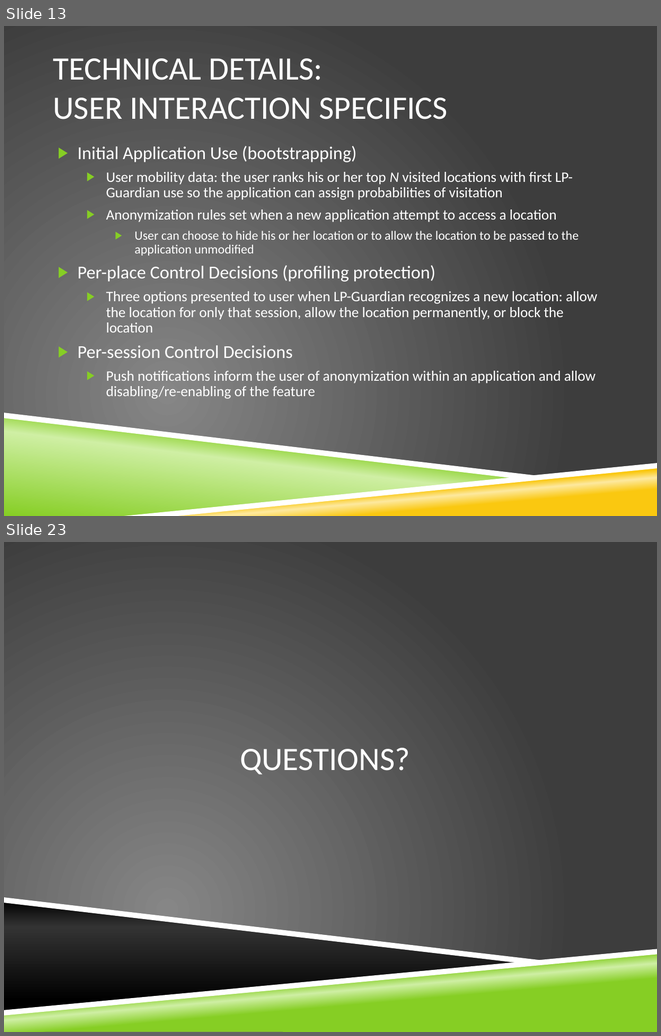
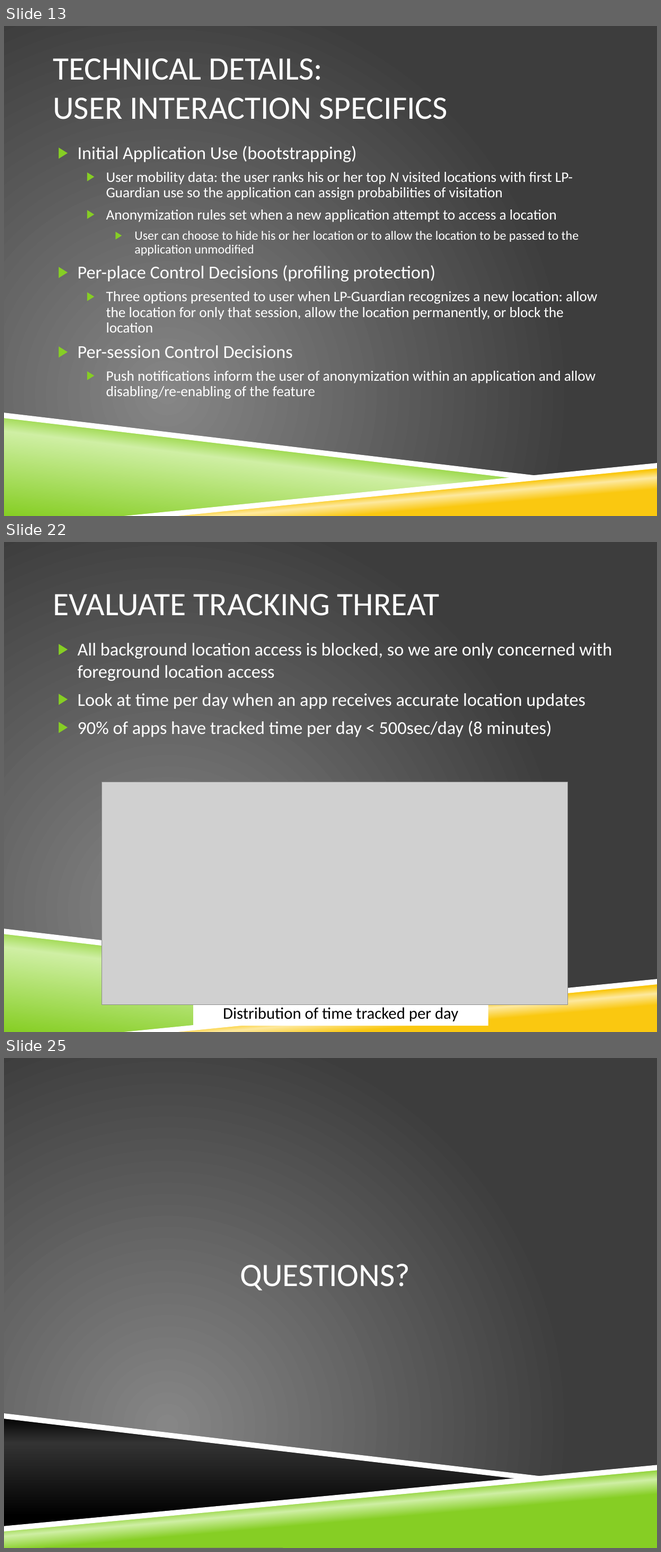
Before and after one commit to vfasburg/cse_825, a slide deck: PaperPresentation/Paper_Presentation_Fasburg_Reiff_Thomas.pptx. Shown one above the other, each under a label of ours: slides 13 and 23 before the commit, slides 13, 22 and 25 after it; the slides between them are not shown. The pictures are 661x1036 and 661x1552 pixels, drawn with LibreOffice and Linux fonts; fonts in the diff are those of the drawing; grey boxes stand for pictures; background and template pictures are left out. Boxes give left, top, right and bottom in pixels: in the first picture for what was removed or moved away, otherwise in the second. Text is boxed around its words. In the diff, an @@ line names an element or a change of style, - is before the commit and + after.

```diff
--- a/PaperPresentation/Paper_Presentation_Fasburg_Reiff_Thomas.pptx
+++ b/PaperPresentation/Paper_Presentation_Fasburg_Reiff_Thomas.pptx
@@ slide 22 added at (4,542,657,1032), background picture (left out); not listed: 4 template elements that a slide beside it also shows @@
@@ title added at (53,594,439,616), 36 pt, text #FFFFFF @@
+EVALUATE TRACKING THREAT
@@ text added at (78,643,612,737), 20 pt, text #FFFFFF @@
+▶ All background location access is blocked, so we are only concerned with foreground location access
+▶ Look at time per day when an app receives accurate location updates
+▶ 90% of apps have tracked time per day < 500sec/day (8 minutes)
@@ picture added at (102,782,567,1004) @@
@@ rectangle added at (193,999,488,1025), fill #FFFFFF, 18 pt, text #000000 @@
+Distribution of time tracked per day
@@ what was slide 23 is now slide 25 @@
```
Also in this commit, not shown: 8 slides changed, 2 other slides added, 1 slide removed.
